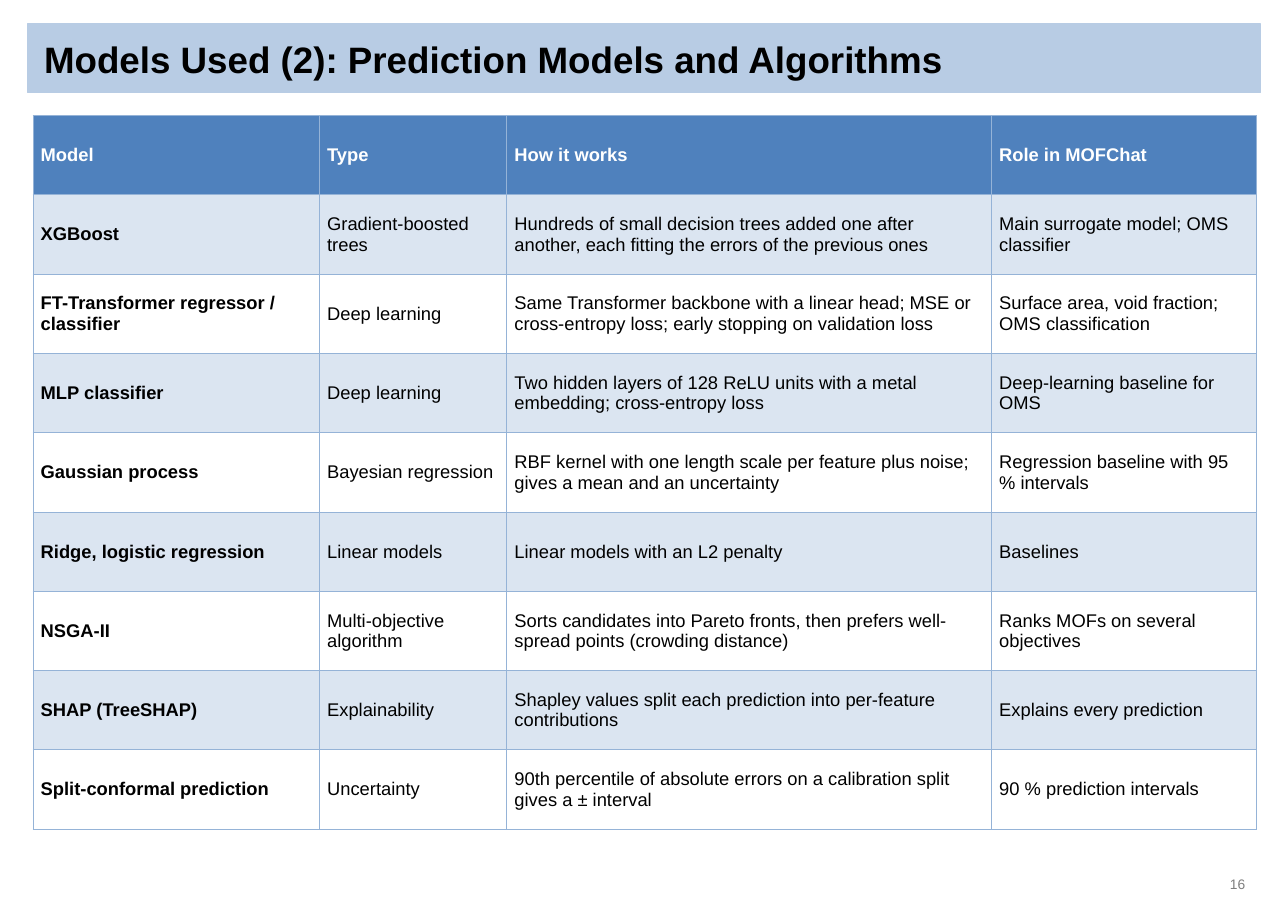
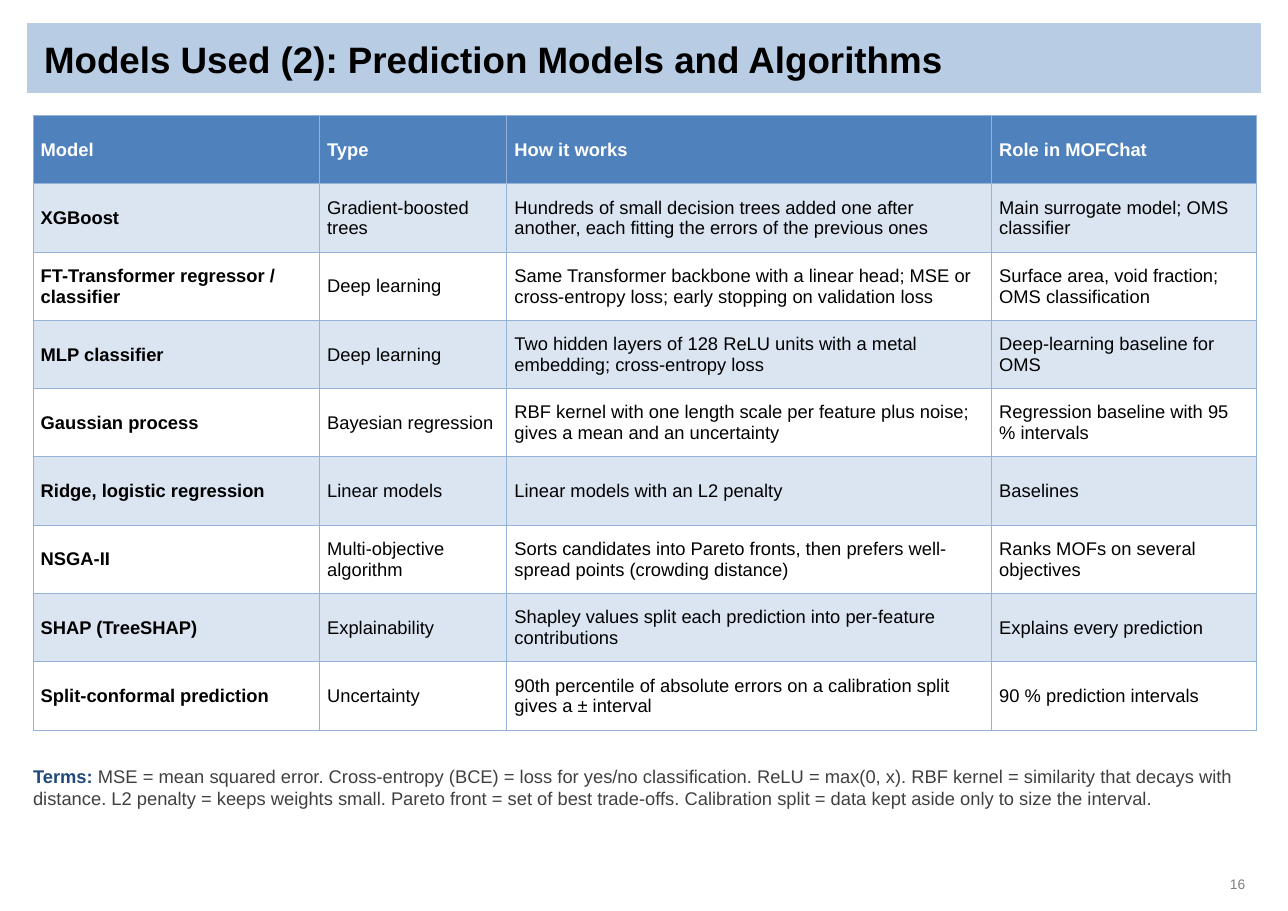
Before and after one commit to Sai-Mohith24/MOFChat-AI-Driven-Material-Recommendation-, a slide deck: slide 16 of reviews/final_review/MOFChat_Final_Review.pptx. Drawn at 1288x911 pixels with LibreOffice and Linux fonts; fonts in the diff are those of the drawing. Boxes give left, top, right and bottom in pixels: in the first picture for what was removed or moved away, otherwise in the second. Text is boxed around its words. In the diff, an @@ line names an element or a change of style, - is before the commit and + after.

```diff
--- a/reviews/final_review/MOFChat_Final_Review.pptx
+++ b/reviews/final_review/MOFChat_Final_Review.pptx
@@ table: place and size @@
-table at (33, 116, 1256, 814)
+table at (33, 116, 1256, 720)
@@ text added at (33, 769, 1232, 809), 12 pt, text #404040 @@
+Terms: MSE = mean squared error. Cross-entropy (BCE) = loss for yes/no classification. ReLU = max(0, x). RBF kernel = similarity that decays with distance. L2 penalty = keeps weights small. Pareto front = set of best trade-offs. Calibration split = data kept aside only to size the interval.
```
Also in this commit, not shown: 30 other slides changed, 3 other files.
